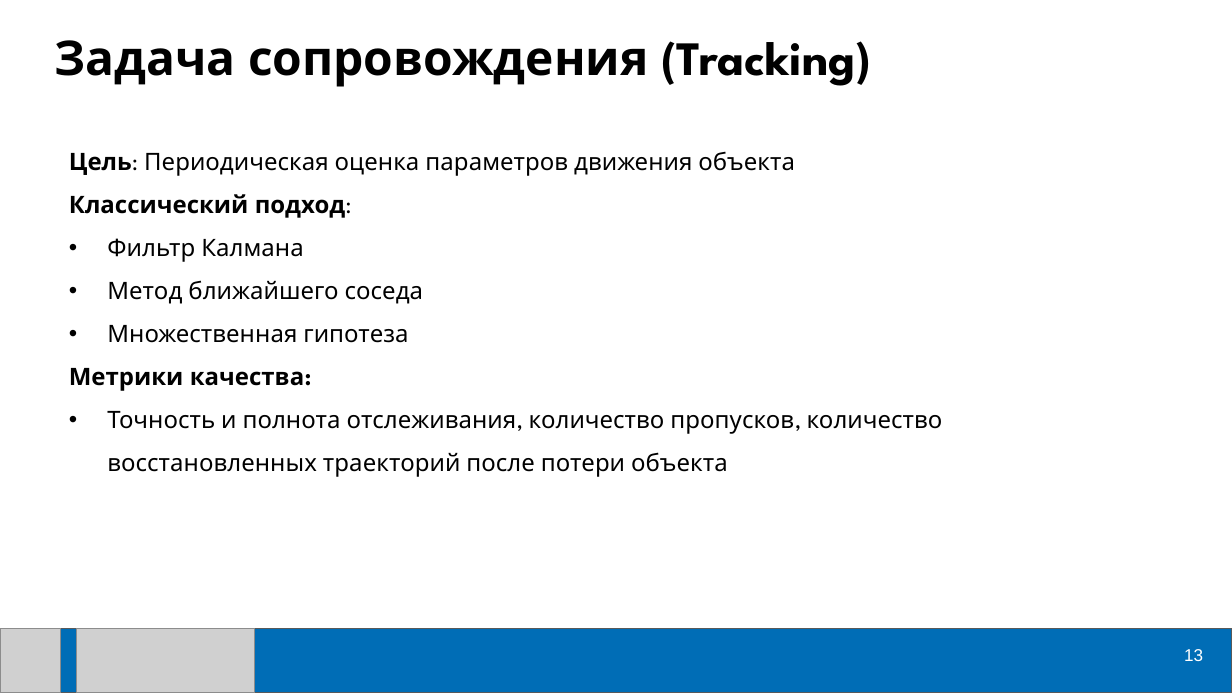
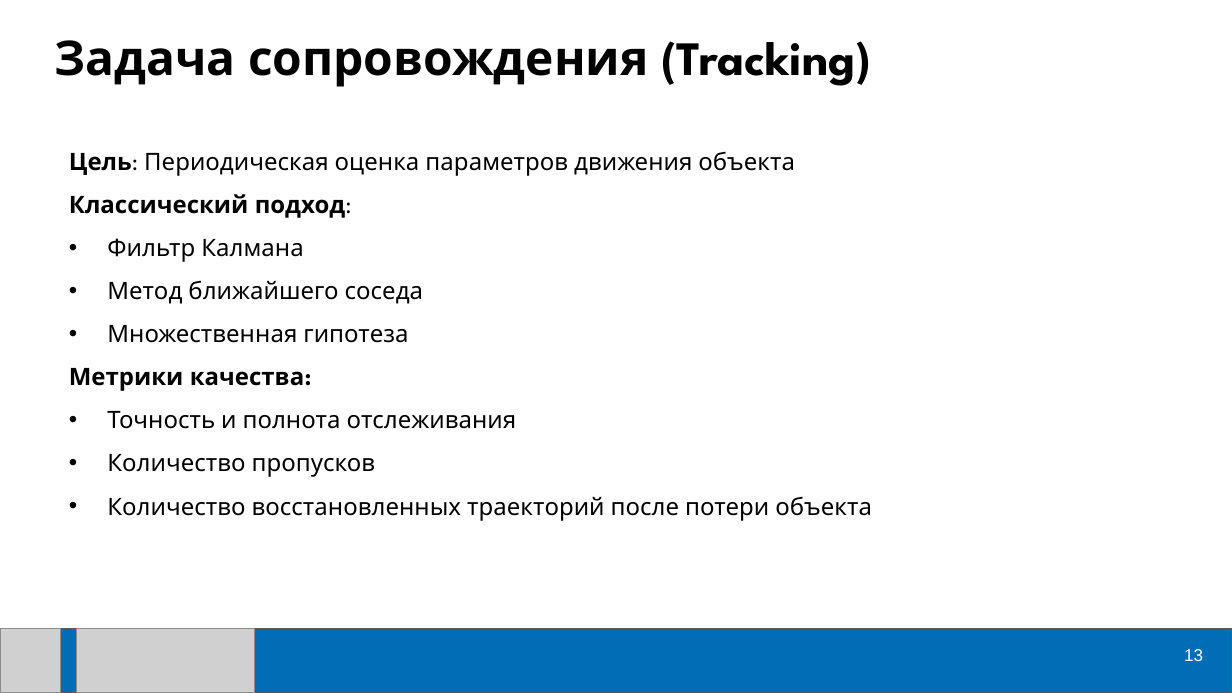
Before and after one commit to ml-dafe/ML_radiolocation_MIPT, a slide deck: slide 13 of Лекции/Лекция_01.pptx. Drawn at 1232x693 pixels with LibreOffice and Linux fonts; fonts in the diff are those of the drawing; grey boxes stand for pictures. Boxes give left, top, right and bottom in pixels: in the first picture for what was removed or moved away, otherwise in the second. Text is boxed around its words. In the diff, an @@ line names an element or a change of style, - is before the commit and + after.

```diff
--- a/Лекции/Лекция_01.pptx
+++ b/Лекции/Лекция_01.pptx
@@ text at [107, 411, 872, 521]: text changed @@
-• Точность и полнота отслеживания, количество пропусков, количество восстановленных траекторий после потери объекта
+• Точность и полнота отслеживания
+• Количество пропусков
+• Количество восстановленных траекторий после потери объекта
```
Also in this commit, not shown: 4 other slides changed, 5 slides added, 1 slide removed.
